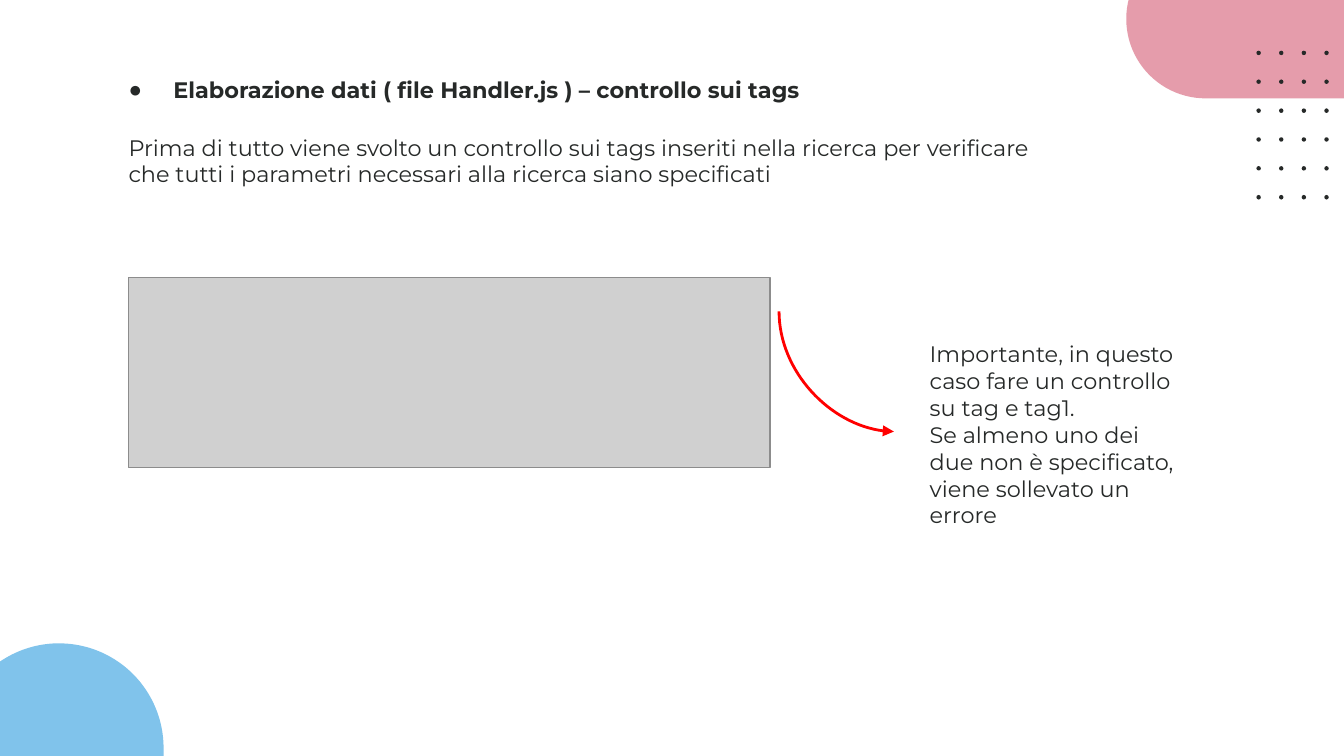
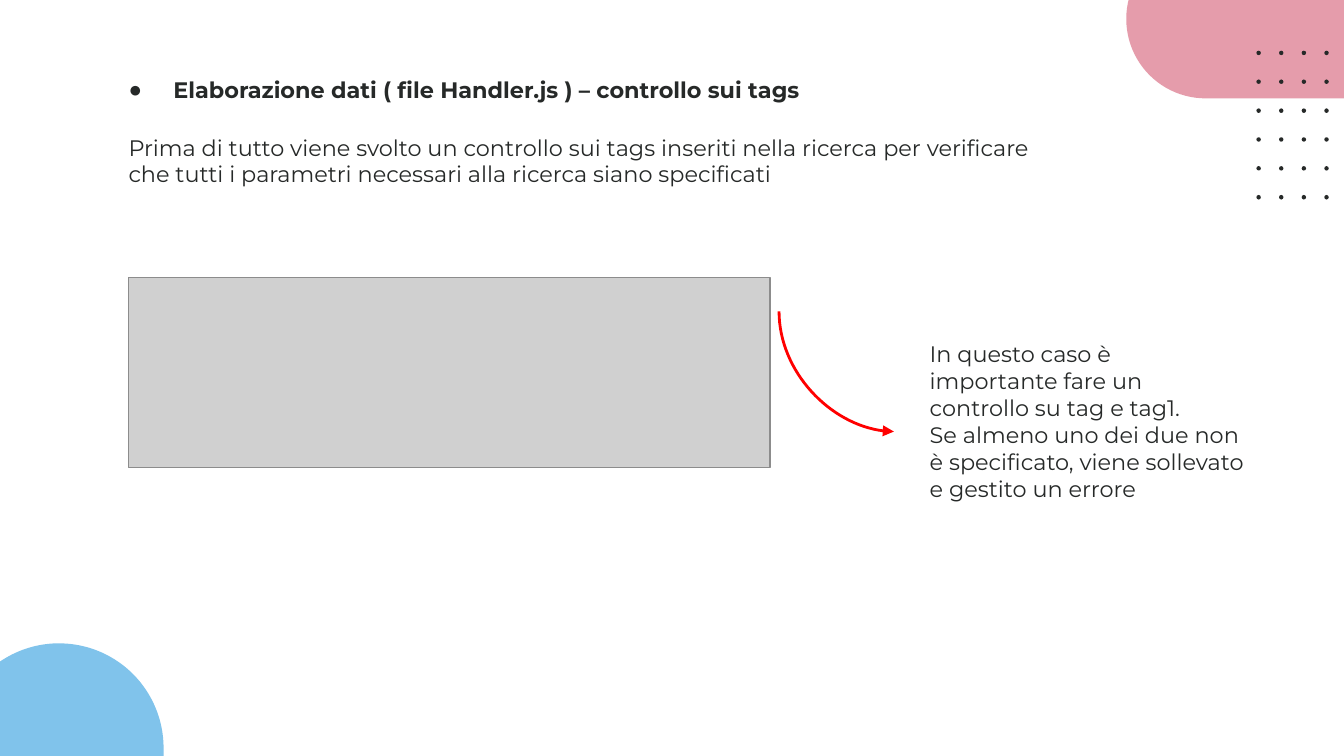
Before and after one commit to giotentori/unibg_cloud_and_mobile, a slide deck: slide 33 of Progetto_TCM/Progetto3.0/CommuniTEDx_3.0.pptx. Drawn at 1344x756 pixels with LibreOffice and Linux fonts; fonts in the diff are those of the drawing; grey boxes stand for pictures. Boxes give left, top, right and bottom in pixels: in the first picture for what was removed or moved away, otherwise in the second. Text is boxed around its words. In the diff, an @@ line names an element or a change of style, - is before the commit and + after.

```diff
--- a/Progetto_TCM/Progetto3.0/CommuniTEDx_3.0.pptx
+++ b/Progetto_TCM/Progetto3.0/CommuniTEDx_3.0.pptx
@@ text at (930,345,1244,502): text changed @@
-Importante, in questo caso fare un controllo su tag e tag1.
-Se almeno uno dei due non è specificato, viene sollevato un errore
+In questo caso è importante fare un controllo su tag e tag1.
+Se almeno uno dei due non è specificato, viene sollevato e gestito un errore
```
Also in this commit, not shown: 7 other slides changed, 2 other files.
